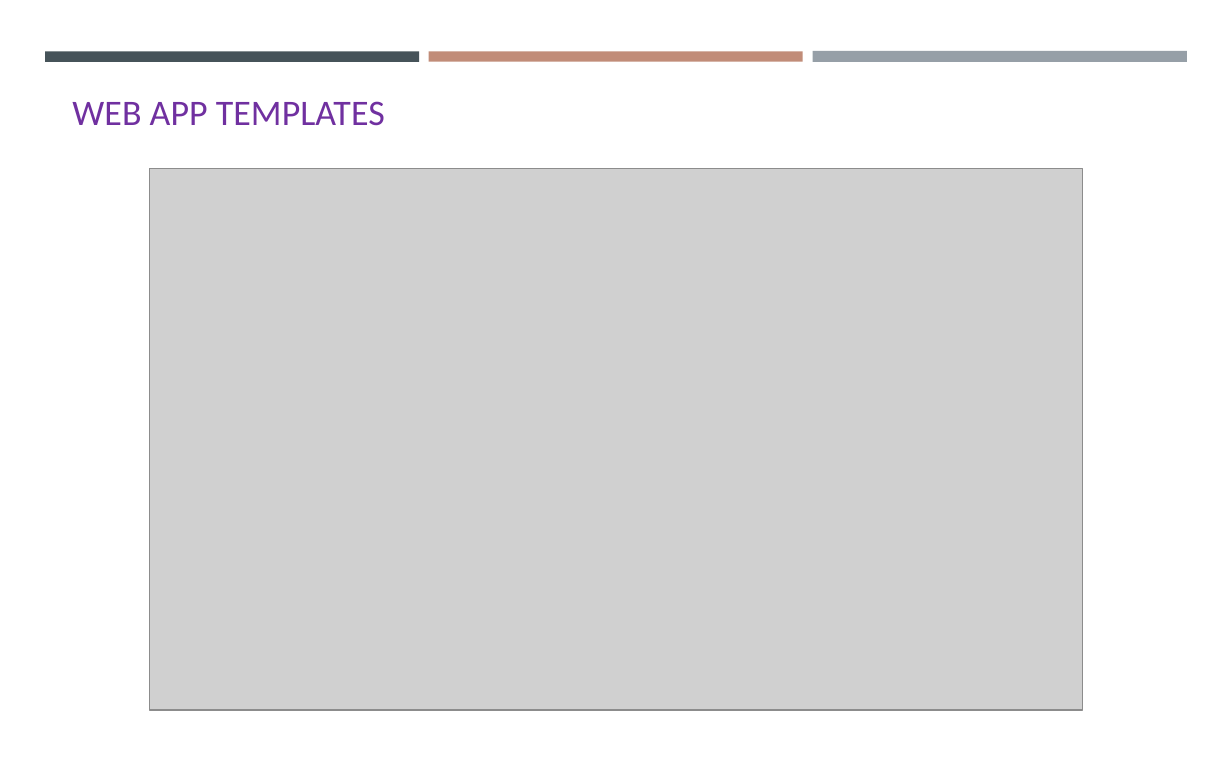
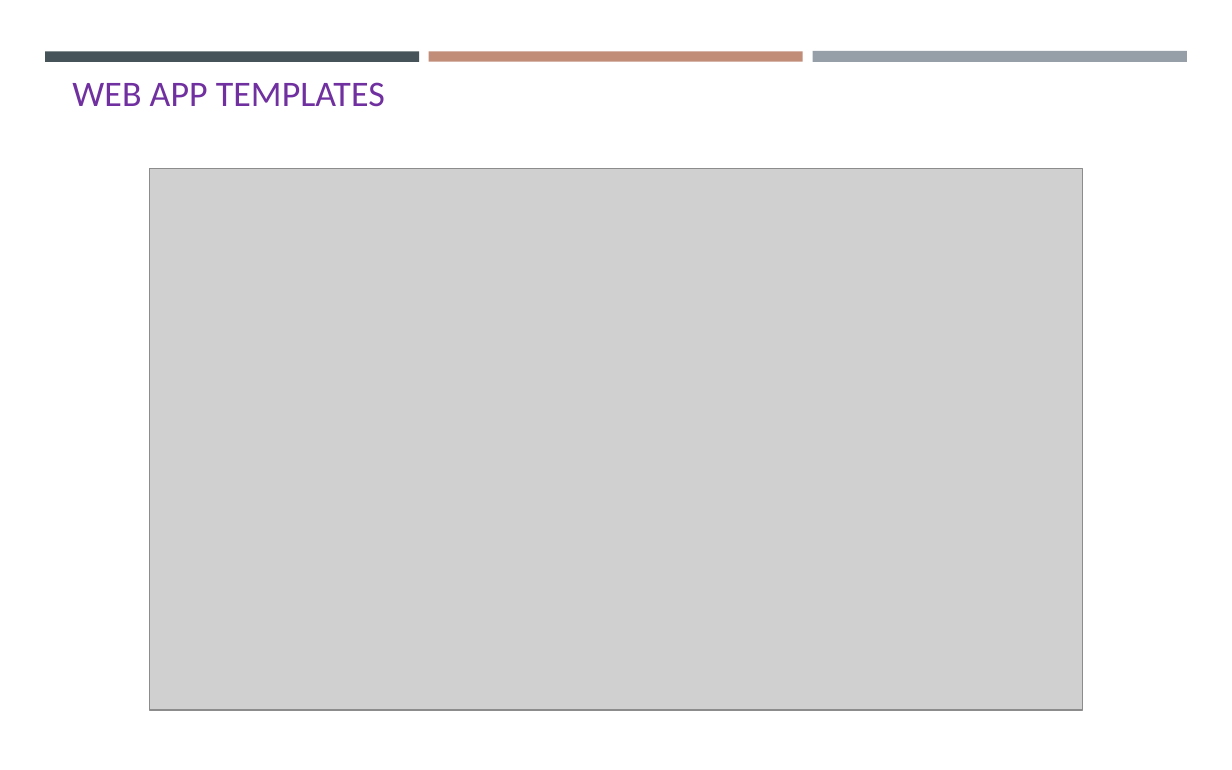
Before and after one commit to gisynw/Field_Techniques, a slide deck: slide 16 of docs/Lectures/Week05/Week05_GEOG3319_ResponseWebMap.pptx (slide 9 before the commit). Drawn at 1232x770 pixels with LibreOffice and Linux fonts; fonts in the diff are those of the drawing; grey boxes stand for pictures. Boxes give left, top, right and bottom in pixels: in the first picture for what was removed or moved away, otherwise in the second. Text is boxed around its words. In the diff, an @@ line names an element or a change of style, - is before the commit and + after.

```diff
--- a/docs/Lectures/Week05/Week05_GEOG3319_ResponseWebMap.pptx
+++ b/docs/Lectures/Week05/Week05_GEOG3319_ResponseWebMap.pptx
@@ title "WEB APP TEMPLATES" moved from (x1=72, y1=101, x2=385, y2=126) to (x1=72, y1=82, x2=385, y2=107) @@
```
Also in this commit, not shown: 2 other slides changed, 11 slides added, 1 other file.
